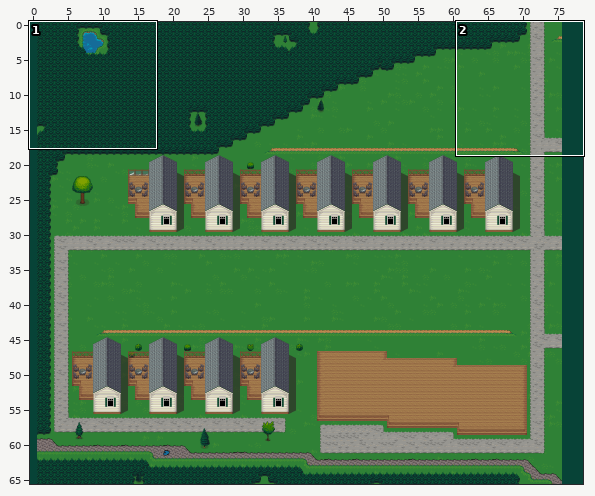
One commit to this Tiled map: tiled/map-west0.tmx. Above: a wide view before the commit, with the close-up outlined.
Close-up. Old version:
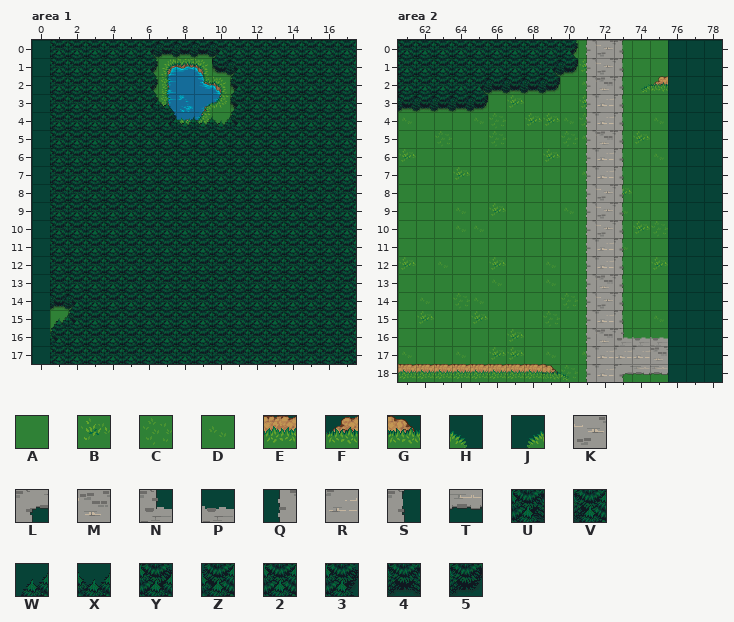
Cells are 32x32 px. Shown: area 1 x 0..17, y 0..17; area 2 x 61..78, y 0..18. The commit also changed other parts of the map, which this record leaves out. Tiles whose own drawing changed are shown in their newer look in all pictures. The old version is drawn lined up with the new one.
Key: from "LPC Grass": A 10, B 15, C 16, D 17; from "LPC Mountains": E 73, F 222, G 223, H 224, J 254; from "LPC Streets": K 0, L 1, M 3, N 4, P 7, Q 9, R 10, S 11, T 13; from "LPC Trees": U 0, V 1, W 2, X 3, Y 32, Z 33, 2 35, 3 36, 4 67, 5 68.
_ is an empty cell, # one hidden under a higher layer.
Layers that did not change in this view are not listed.
Layer "Base 2" before, area 1, first column x 0:
 0 _22222U
 1 _222223
 2 _222223
 3 _22222Y
 4 _222222
 5 _222222
 6 _222222
 7 _222222
 8 _222222
 9 _222222
10 _222222
11 _222222
12 _222222
13 _222222
14 _4V2222
15 _WZ2222
16 _Z22222
17 _222222
Layer "Base 1" before, area 2, first column x 63:
 0 ______#CA#AAA___
 1 ______AAB#AAA___
 2 ##AACAAAD#AAA___
 3 AAAABAAAB#AAA___
 4 AADCABBDC#AAD___
 5 CAACAAACD#ABA___
 6 AAAAAABAA#AAD___
 7 ABAAAAAAD#AAA___
 8 AAAAAAAAA#BAA___
 9 ADABAAADA#DAA___
10 ADDAAAAAA#ABC___
11 AAAAAAAAA#DAA___
12 DAABAADAA#AAB___
13 AAADAADAA#AAA___
14 ACDAAAACA#AAA___
15 AABAAACAA#AAD___
16 AAAABAAAA#AAA___
17 ADABBADAD####___
18 CAAAACACA#AAA___
Layer "Base 2" before, area 2, first column x 61:
 0 2222222223QKS_____
 1 22222222U5QKS_____
 2 2222U4445_QMSJF___
 3 44445_____QRS_____
 4 __________QRS_____
 5 __________QMS_____
 6 __________QRS_____
 7 __________QRS_____
 8 __________QKS_____
 9 __________QKS_____
10 __________QKS_____
11 __________QRS_____
12 __________QRS_____
13 __________QMS_____
14 __________QKS_____
15 __________QRS_____
16 __________QMNPP___
17 __________QRRRM___
18 EEEEEEEEGHQRLTT___
After the commit:
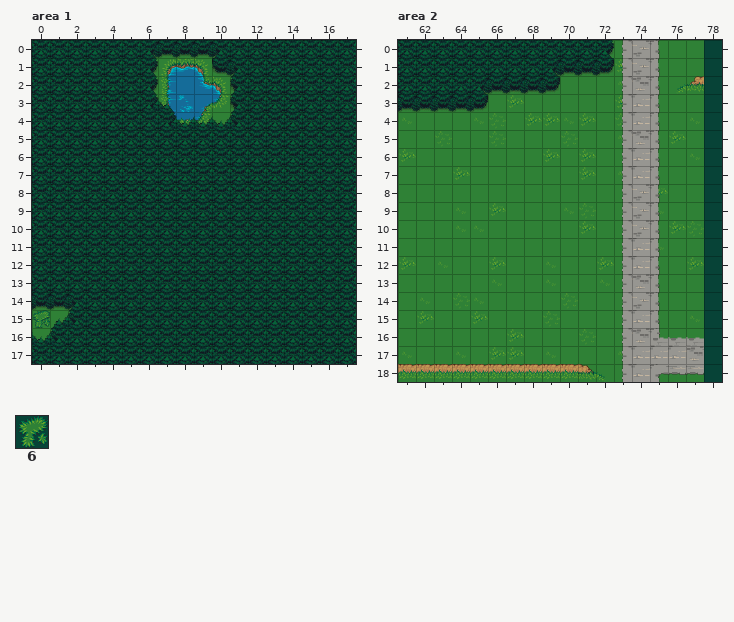
Further tiles: from "LPC Grass": 6 0.
Changes in this commit:
Changed rows in their new state; . is an unchanged cell.
map size 75x66 -> 78x66 cells (old content now starts at 1,0; both pictures use the new coordinates)
Layer "Base 1", area 1:
first column x 0:
14 A
15 A
16 A
Layer "Base 2", area 1:
first column x 0:
 0 2
 1 2
 2 2
 3 2
 4 2
 5 2
 6 2
 7 2
 8 2
 9 2
10 2
11 2
12 2
13 2
14 4
15 6
16 X
17 2
Layer "Base 1", area 2:
first column x 71:
 0 .....AA
 1 D.B..AA
 2 A.D..AA
 3 A.B..AA
 4 B.C.AAD
 5 AAD#.BA
 6 B...AAD
 7 B.D..AA
 8 .AA#BAA
 9 C.A.DAA
10 B..#ABC
11 ..A.DAA
12 .B.#AAB
13 .D...AA
14 .....AA
15 .A.#AAD
16 CA.#.AA
17 AAD....
18 .A.#.AA
Layer "Base 2", area 2:
first column x 69:
 0 .223QKS..
 1 .445QKS..
 2 ..__QMSJF
 3 ..__QRS..
 4 ..__QRS..
 5 ..__QMS..
 6 ..__QRS..
 7 ..__QRS..
 8 ..__QKS..
 9 ..__QKS..
10 ..__QKS..
11 ..__QRS..
12 ..__QRS..
13 ..__QMS..
14 ..__QKS..
15 ..__QRS..
16 ..__QMNPP
17 ..__Q.RRM
18 EEGHQRLTT
